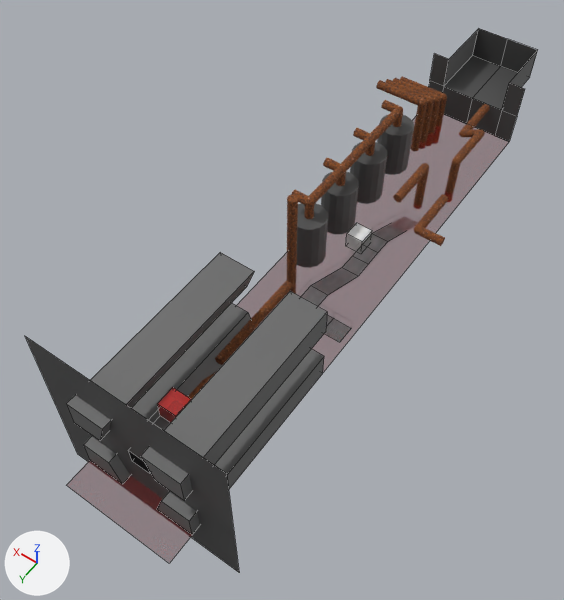
Before and after pictures for a commit that changed the Blender file Assets/Arting/Model/Level2.blend.
The view is the same before and after, from a 50 mm lens placed at (-26.9, 82.2, 60.9), pointed at (2.3, 41.2, -3.5). Every picture has the same lights, and +X, +Y and +Z are marked at lower left. Mesh edges are drawn as thin lines on the coarser meshes.

The older version as bpy lines, for what is in view:
```python
me_cube_004 = bpy.data.meshes.new('Cube.004')
me_cube_004.from_pydata([(-1.0, -1.0, -0.5), (-1.0, -1.0, 1.0), (-1.0, 1.0, -0.5), (-1.0, 1.0, 1.0), (1.0, -1.0, -0.5), (0.5, -1.0, 1.0), (1.0, 1.0, -0.5), (0.5, 1.0, 1.0)], [], [(0, 1, 3, 2), (2, 3, 7, 6), (6, 7, 5, 4), (4, 5, 1, 0), (2, 6, 4, 0), (7, 3, 1, 5)])
me_cube_004.materials.append(mat_endblocks)  # dark grey #6a6a6a
me_cube_005 = bpy.data.meshes.new('Cube.005')
me_cube_005.from_pydata([(-1.0, -1.0, -0.5), (-1.0, -1.0, 1.0), (-1.0, 1.0, -0.5), (-1.0, 1.0, 1.0), (1.0, -1.0, -0.5), (0.5, -1.0, 1.0), (1.0, 1.0, -0.5), (0.5, 1.0, 1.0)], [], [(0, 1, 3, 2), (2, 3, 7, 6), (6, 7, 5, 4), (4, 5, 1, 0), (2, 6, 4, 0), (7, 3, 1, 5)])
me_cube_005.materials.append(mat_endblocks)  # dark grey #6a6a6a
me_cylinder_031 = bpy.data.meshes.new('Cylinder.031')
me_cylinder_031.from_pydata(...)  # a 16-sided cylinder along z spanning x -0.5..0.5, y -0.5..0.5, z -9.0..9.0
me_cylinder_031.materials.append(mat_pipes)
ob_cube_002 = bpy.data.objects.new('Cube.002', me_cube_004)
ob_cube_002.parent = ob_colliders
ob_cube_002.location = (4.0, 56.0, 5.0)
ob_cube_002.rotation_euler = (0.0, 3.142, 0.0)  # degrees (0, 180, 0)
ob_cube_002.scale = (2.0, 10.0, 2.0)
ob_cube_003 = bpy.data.objects.new('Cube.003', me_cube_005)
ob_cube_003.parent = ob_colliders
ob_cube_003.location = (-4.0, 56.0, 5.0)
ob_cube_003.rotation_euler = (0.0, -3.142, 3.142)  # degrees (0, -180, 180)
ob_cube_003.scale = (2.0, 10.0, 2.0)
ob_cylinder_025 = bpy.data.objects.new('Cylinder.025', me_cylinder_031)
ob_cylinder_025.parent = ob_visuals
ob_cylinder_025.location = (2.0, 40.0, 1.5)
# also in view: 'Boiler2' at (4.0, 22.0, -1.0); 'Walkway' at (-4.0, 33.0, -2.5); 'EndWall' at (0.0, 65.0, 1.0); 'Start' at (0.0, 0.0, 0.0); 'Cube' at (-4.0, 56.0, -2.5)
```
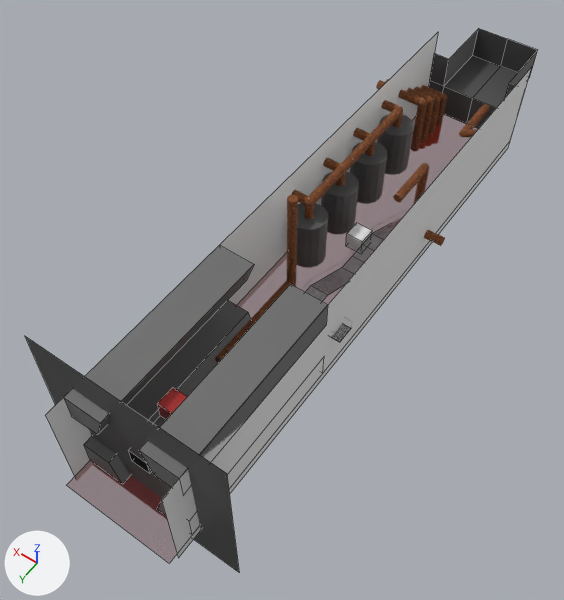
Commit message: Move walls

Changed parts and their boxes [x1, y1, x2, y2] in the pictures (564 x 600 px):
'Wall', added: after [161, 68, 531, 558]
'Cube.003', moved: before [141, 291, 327, 501]; after [139, 284, 328, 487]
'Cube.002', moved: before [66, 252, 254, 440]; after [64, 245, 254, 435]
'Wall.001', added: after [45, 32, 438, 477]
'Cube', unchanged, covered by the edit: before [157, 349, 324, 535]; after [157, 501, 166, 515]

The change, as a list of edits to the scene's bpy script:
```text
Add me_plane_006:
    me_plane_006.from_pydata([(-1.0, -1.0, 0.0), (1.0, -1.0, 0.0), (-1.0, 1.0, 0.0), (1.0, 1.0, 0.0)], [], [(0, 1, 3, 2)])
Change ob_cube_002:
    ob_cube_002.location: (4.0, 56.0, 5.0) -> (4.0, 56.0, 6.0)
Change ob_cube_003:
    ob_cube_003.location: (-4.0, 56.0, 5.0) -> (-4.0, 56.0, 6.0)
Add ob_wall_001:
    ob_wall_001 = bpy.data.objects.new('Wall.001', me_plane_006)
    ob_wall_001.parent = ob_visuals
    ob_wall_001.location = (6.0, 36.0, 1.0)
    ob_wall_001.rotation_euler = (-3.142, 1.571, 0.0)  # degrees (-180, 90, 0)
    ob_wall_001.scale = (6.0, 32.0, 1.0)
Add ob_wall:
    ob_wall = bpy.data.objects.new('Wall', me_plane_006.copy())
    ob_wall.parent = ob_visuals
    ob_wall.location = (-6.0, 36.0, 1.0)
    ob_wall.rotation_euler = (0.0, 1.571, 0.0)  # degrees (0, 90, 0)
    ob_wall.scale = (6.0, 32.0, 1.0)
```
